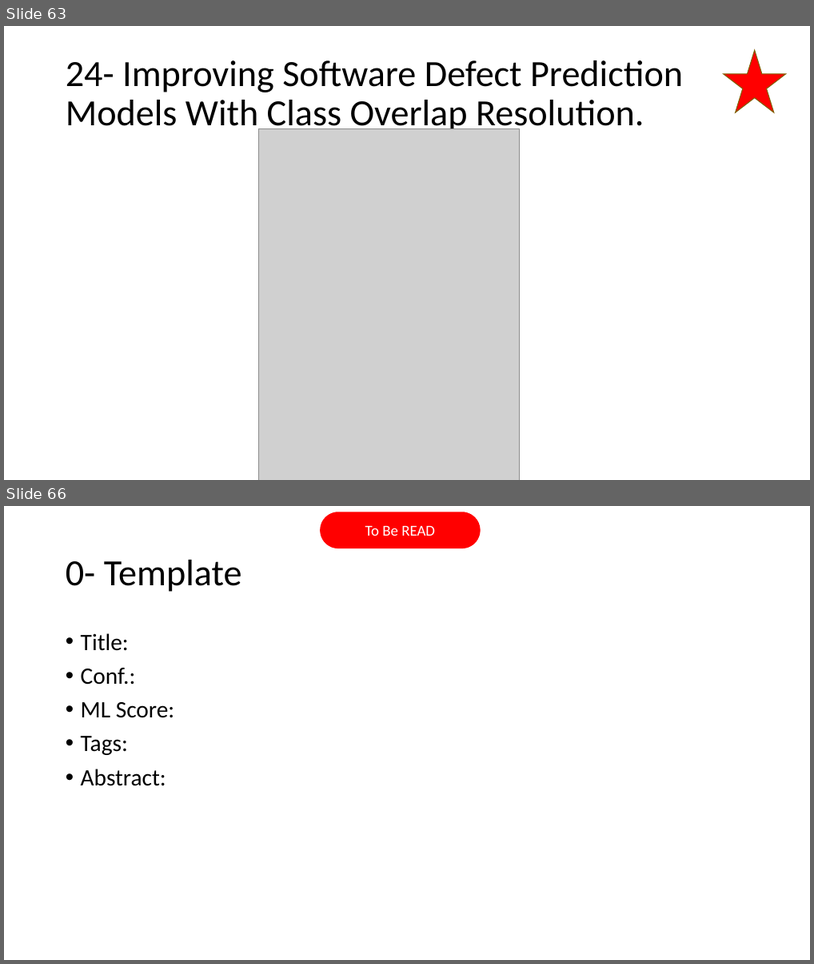
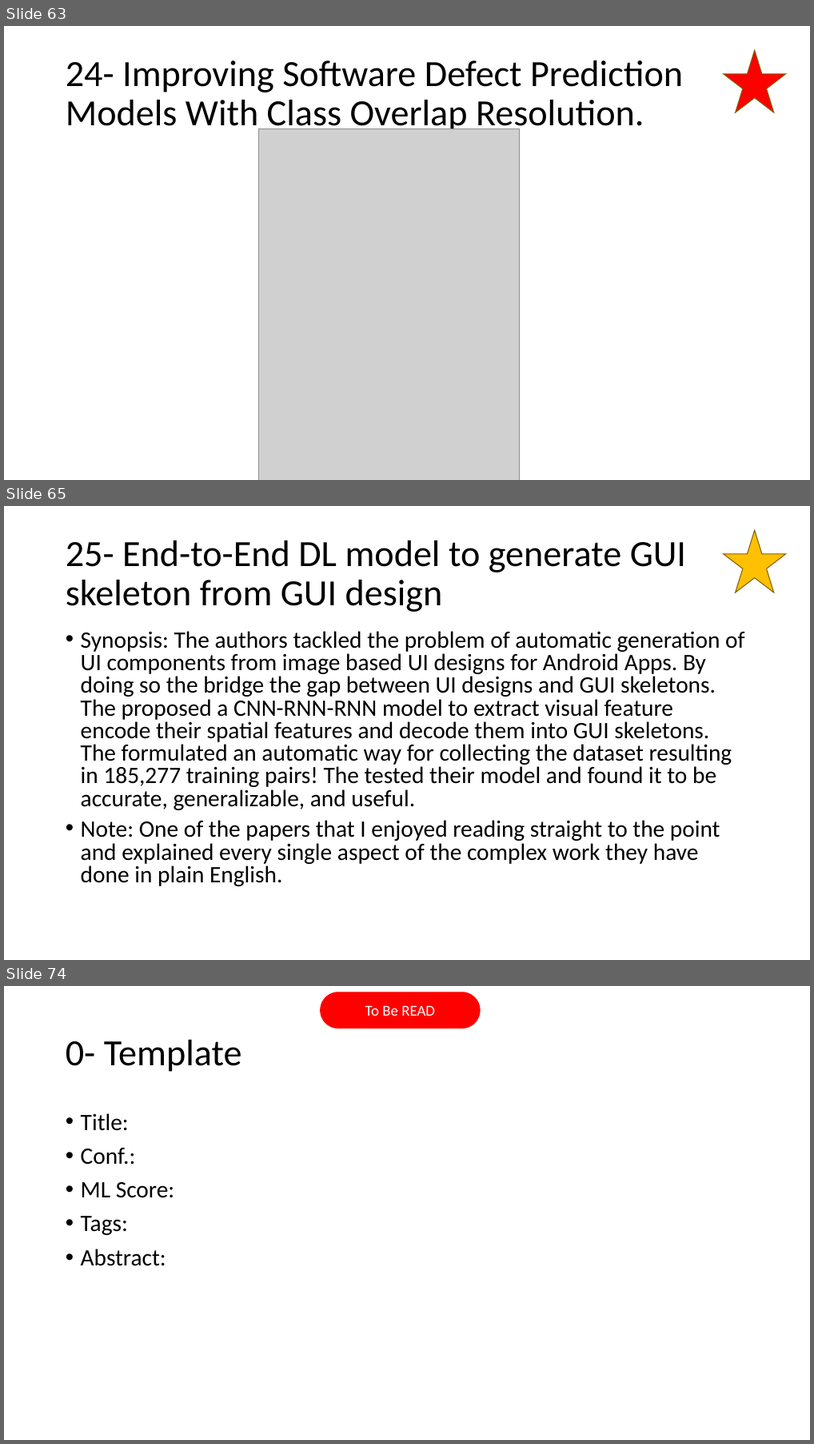
Before and after one commit to AhmadM-DL/SEML, a slide deck: SEML.pptx. Shown one above the other, each under a label of ours: slides 63 and 66 before the commit, slides 63, 65 and 74 after it; the slides between them are not shown. The pictures are 814x964 and 814x1444 pixels, drawn with LibreOffice and Linux fonts; fonts in the diff are those of the drawing; grey boxes stand for pictures. Boxes give left, top, right and bottom in pixels: in the first picture for what was removed or moved away, otherwise in the second. Text is boxed around its words. In the diff, an @@ line names an element or a change of style, - is before the commit and + after.

```diff
--- a/SEML.pptx
+++ b/SEML.pptx
@@ slide 65 added at [4,506,810,960], background #FFFFFF @@
@@ title added at [66,540,686,612], 44 pt, text #000000 @@
+25- End-to-End DL model to generate GUI skeleton from GUI design
@@ star added at [724,530,786,592], fill #FFC000, outline #806000 1 pt @@
@@ text added at [81,631,745,886], 28 pt, text #000000 @@
+• Synopsis: The authors tackled the problem of automatic generation of UI components from image based UI designs for Android Apps. By doing so the bridge the gap between UI designs and GUI skeletons. The proposed a CNN-RNN-RNN model to extract visual feature encode their spatial features and decode them into GUI skeletons. The formulated an automatic way for collecting the dataset resulting in 185,277 training pairs! The tested their model and found it to be accurate, generalizable, and useful.
+• Note: One of the papers that I enjoyed reading straight to the point and explained every single aspect of the complex work they have done in plain English.
@@ what was slide 66 is now slide 74 @@
```
Also in this commit, not shown: 2 slides changed, 7 other slides added, 7 other files.
